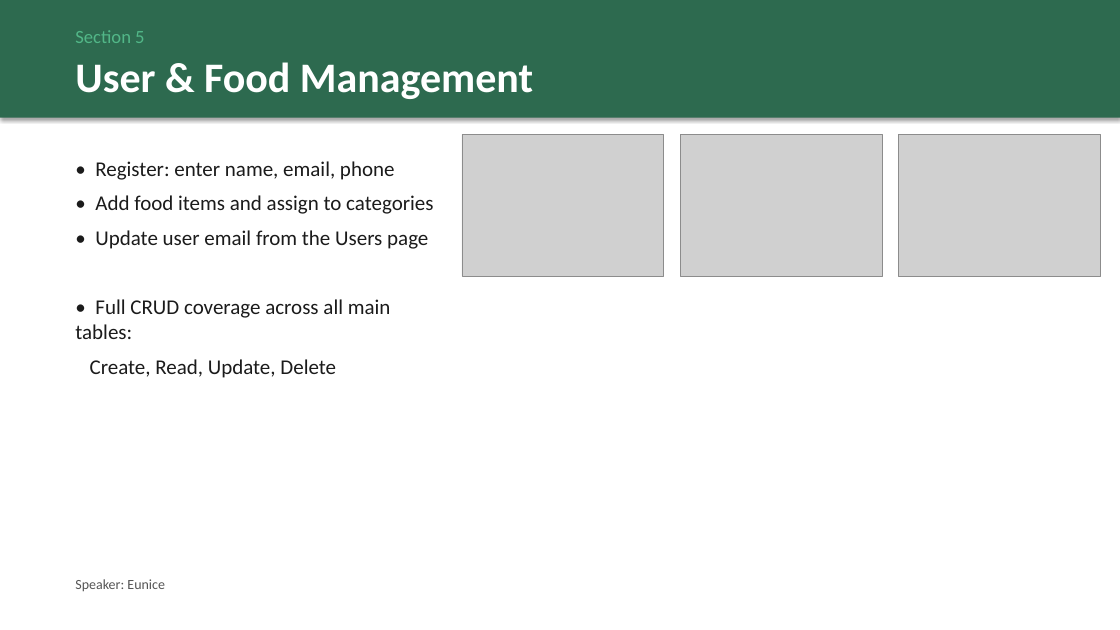
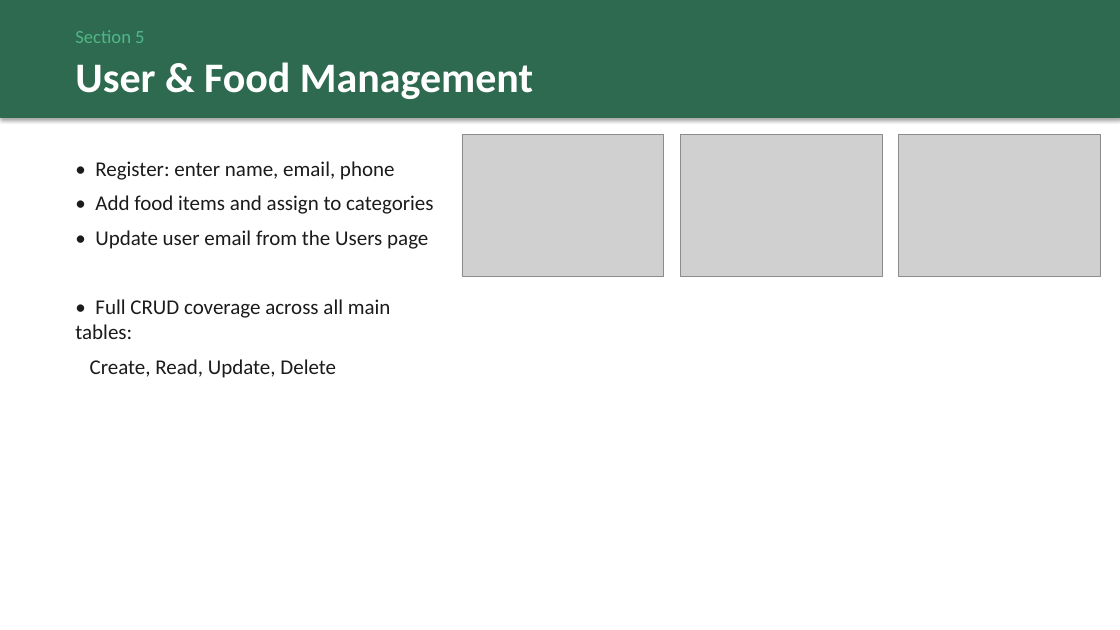
Before and after one commit to jonathan-chamberlin/cs3200-project, a slide deck: slide 6 of presentation/CS3200_Food_Waste_Tracker.pptx. Drawn at 1120x630 pixels with LibreOffice and Linux fonts; fonts in the diff are those of the drawing; grey boxes stand for pictures. Boxes give left, top, right and bottom in pixels: in the first picture for what was removed or moved away, otherwise in the second. Text is boxed around its words. In the diff, an @@ line names an element or a change of style, - is before the commit and + after.

```diff
--- a/presentation/CS3200_Food_Waste_Tracker.pptx
+++ b/presentation/CS3200_Food_Waste_Tracker.pptx
@@ text removed at bbox=[75, 579, 165, 591] @@
-Speaker: Eunice
```
Also in this commit, not shown: 9 other slides changed, 1 other file.
